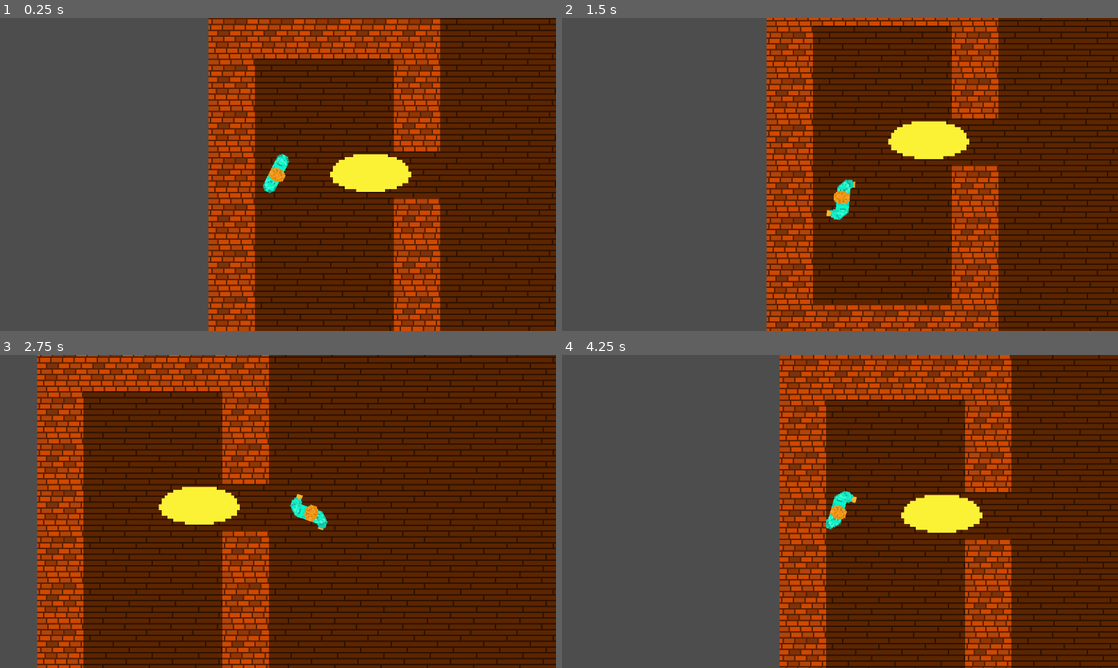
Above: before the commit, frames 1-4 (two rows, left to right).
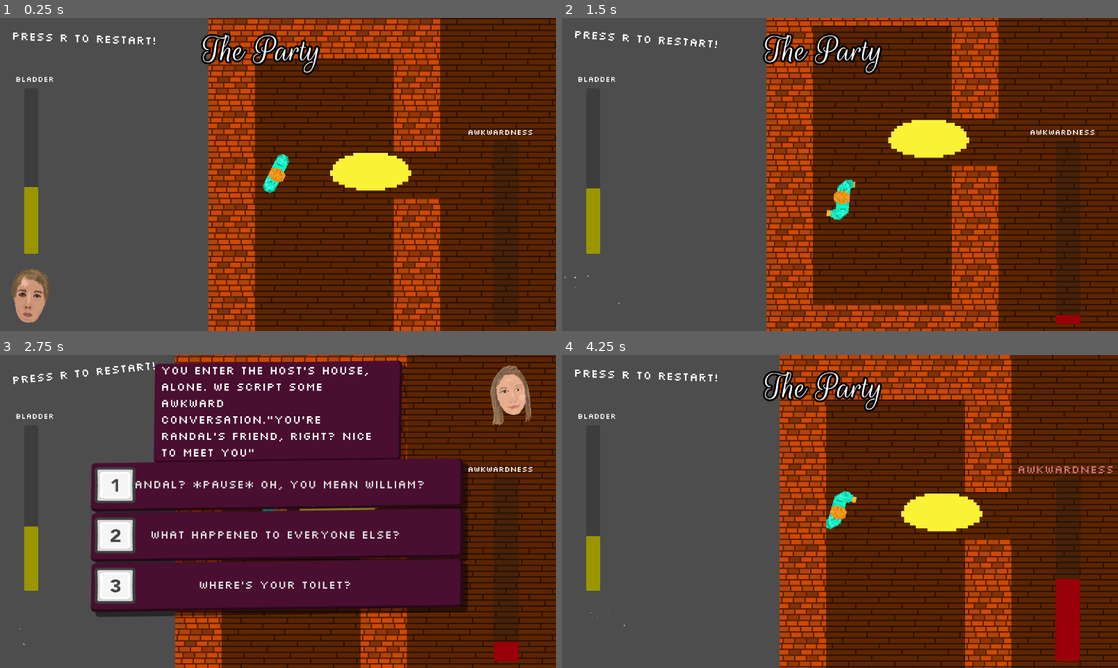
Above: after the commit, the same moments.

Repository: Jibby-Games/PizzaJam11
Game: Godot game, scene res://levels/PartyGame/house.tscn
Two runs of this game, one before a commit and one after it. Both use one fixed random seed, a clock stepped at 60 frames per second and the inputs below. This scene is started directly instead of the project's main scene.
Inputs (mouse positions are in pixels of both pictures, inside the frame that each line leads up to):
- Up to frame 1 (0.25 s): no input
- Up to frame 2 (1.5 s): tap R (restart) at 0.5, 1.25 s; move the mouse to (962, 158) at 0.52 s; press the mouse at (962, 158) at 0.53 s; hold D (right) 0.53-1.28 s; tap Enter (ui_accept) at 0.77 s; move the mouse to (728, 190) at 1.27 s; release the mouse at (728, 190) at 1.28 s; hold S (down) from 1.28 s (still down); click (728, 190) at 1.35 s
- Up to frame 3 (2.75 s): tap Enter (ui_accept) at 1.52 s; tap R (restart) at 2 s; move the mouse to (333, 442) at 2.02 s; release S (down) at 2.03 s; press the mouse at (333, 442) at 2.03 s; hold D (right) from 2.03 s (still down)
- Up to frame 4 (4.25 s): tap R (restart) at 2.75, 3.5 s; move the mouse to (812, 574) at 2.77 s; release D (right) at 2.78 s; release the mouse at (812, 574) at 2.78 s; hold W (up) 2.78-3.53 s; click (812, 574) at 2.85 s; tap Enter (ui_accept) at 3.02, 3.77 s; move the mouse to (1006, 558) at 3.52 s; press the mouse at (1006, 558) at 3.53 s; hold A (left) from 3.53 s (still down)

The runs differ from the first frame. In frame 1, 3.3% of the frame differs, in the area x 2-96%, y 4-98%; in frame 2, 2.6%; in frame 3, 73%, in the area x 2-100%, y 0-100%; in frame 4, 3.6%.
Error before the commit: Assertion failed: You must give the level a name on the Level node! (res://levels/level.gd:13)

Commit message:
feat: add host intro event

Diff:
--- /dev/null
+++ b/awkward_scenarios/host_intro.tres
@@ -0,0 +1,32 @@
+[gd_resource type="Resource" script_class="AwkwardScenarioData" load_steps=2 format=3 uid="uid://b8nbamo4w1o0e"]
+
+[ext_resource type="Script" path="res://awkward_scenarios/awkward_scenario_data.gd" id="1_7yphw"]
+
+[resource]
+script = ExtResource("1_7yphw")
+event_text = "You enter the host’s house, alone. We script some awkward conversation.“You’re Randal’s friend, right? Nice to meet you”"
+playertalk_scenario = false
+npctalk_scenario = true
+npc_animation = "girl1_smile"
+player_animation = ""
+choice_1 = "Randal? *pause* Oh, you mean William?"
+response_1 = "Yeah, he says all his friends call him Randal. He didn’t say that to you?"
+awkardness_1 = 20
+player_animation_1 = ""
+player_talk_1 = true
+npc_animation_1 = "girl1_grimace"
+npc_talk_1 = true
+choice_2 = "What happened to everyone else?"
+response_2 = "Oh, don’t worry about it. You know, we can hang out just us! I’m sure you have loads to talk about…"
+awkardness_2 = 10
+player_animation_2 = ""
+player_talk_2 = true
+npc_animation_2 = ""
+npc_talk_2 = true
+choice_3 = "Where’s your toilet?"
+response_3 = "Huh can’t help yourself can you. Straight to business?"
+awkardness_3 = 30
+player_animation_3 = ""
+player_talk_3 = true
+npc_animation_3 = "girl1_grimace"
+npc_talk_3 = true
--- a/levels/PartyGame/arrival.tscn
+++ b/levels/PartyGame/arrival.tscn
@@ -105,8 +105,6 @@
 [node name="TileMap" parent="." index="0"]
 layer_0/name = "lower"
 layer_0/tile_data = PackedInt32Array(65537, 65537, 0, 1, 65537, 0, -65535, 65537, 0, 65538, 131073, 0, 2, 131073, 0, -6 …(200312 unchanged characters)…
-layer_1/name = "upper"
-layer_1/z_index = 1
 layer_1/tile_data = PackedInt32Array(3, 196609, 2, 4, 196609, 1, 5, 196609, 1, 6, 196609, 1, 7, 196609, 1, 8, 196609, 1 …(7790 unchanged characters)…
 
 [node name="Player" parent="." index="1"]
--- a/levels/PartyGame/house.tscn
+++ b/levels/PartyGame/house.tscn
@@ -1,9 +1,12 @@
-[gd_scene load_steps=3 format=3 uid="uid://dikq0vycgx3kt"]
+[gd_scene load_steps=4 format=3 uid="uid://dikq0vycgx3kt"]
 
 [ext_resource type="PackedScene" uid="uid://b8xwphmndk8fr" path="res://levels/base_level.tscn" id="1_p5jp2"]
 [ext_resource type="PackedScene" uid="uid://164aiq1258ql" path="res://objects/awkward_trigger.tscn" id="2_kpem7"]
+[ext_resource type="Resource" uid="uid://b8nbamo4w1o0e" path="res://awkward_scenarios/host_intro.tres" id="3_cngqg"]
 
 [node name="Level" instance=ExtResource("1_p5jp2")]
+level_name = "The Party"
+music_track = "sensual"
 
 [node name="TileMap" parent="." index="0"]
 layer_0/name = "lower"
@@ -13,11 +16,12 @@
 position = Vector2(16, -16)
 rotation = 6.28319
 
-[node name="AwkwardTrigger" parent="." index="2" instance=ExtResource("2_kpem7")]
+[node name="RefreshmentsTrigger" parent="." index="2" instance=ExtResource("2_kpem7")]
 position = Vector2(208, -240)
 
-[node name="AwkwardTrigger2" parent="." index="3" instance=ExtResource("2_kpem7")]
+[node name="CheeseTrigger" parent="." index="3" instance=ExtResource("2_kpem7")]
 position = Vector2(208, 272)
 
 [node name="HostAwkwardTrigger" parent="." index="4" instance=ExtResource("2_kpem7")]
-position = Vector2(80, -16)
+position = Vector2(80, -17)
+awkward_scenario = ExtResource("3_cngqg")
